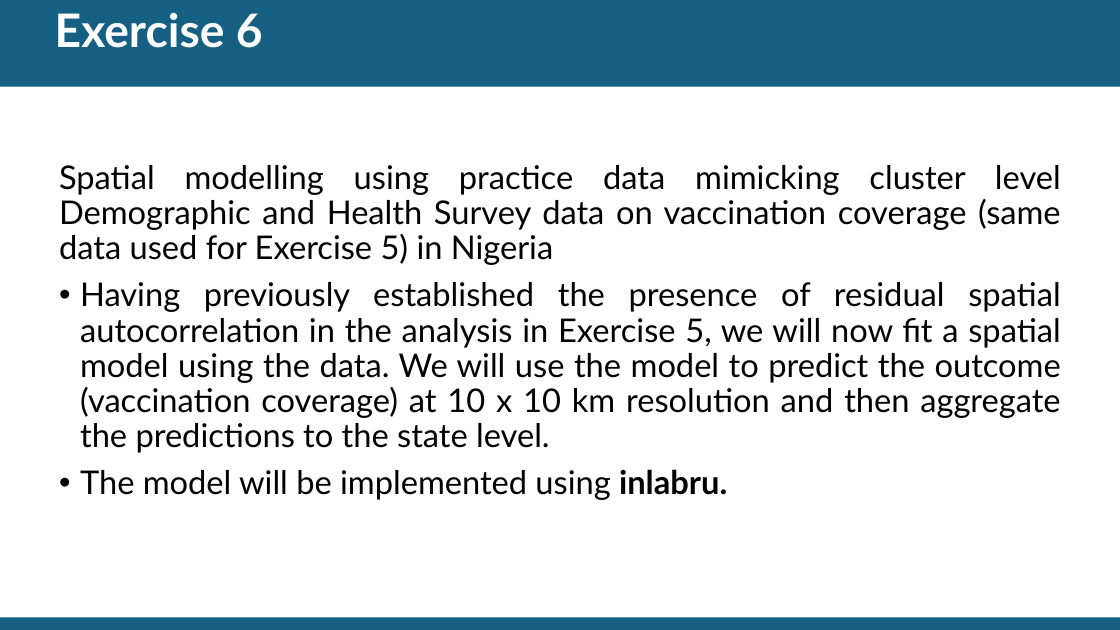
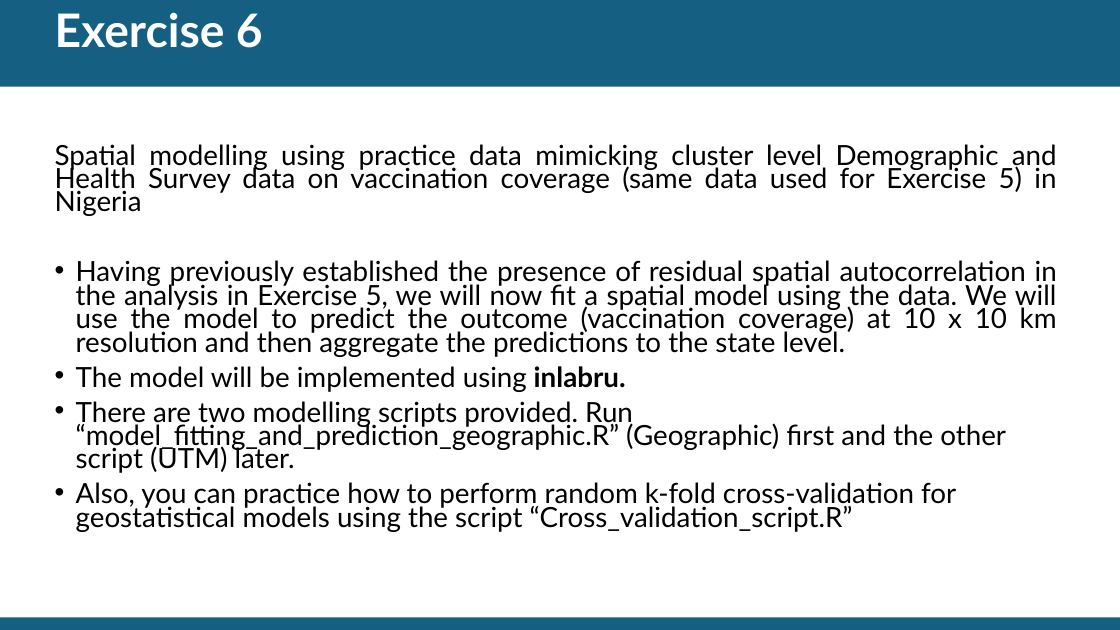
Before and after one commit to EdsonUtazi/CISON_Workshop_Nigeria, a slide deck: slide 28 of Day 2 files/Geostatistical data analysis 2.pptx. Drawn at 1120x630 pixels with LibreOffice and Linux fonts; fonts in the diff are those of the drawing. Boxes give left, top, right and bottom in pixels: in the first picture for what was removed or moved away, otherwise in the second. Text is boxed around its words. In the diff, an @@ line names an element or a change of style, - is before the commit and + after.

Commit message:
updated geos2

```diff
--- a/Day 2 files/Geostatistical data analysis 2.pptx
+++ b/Day 2 files/Geostatistical data analysis 2.pptx
@@ text "Spatial modelling using practice data ..." moved from (x1=59, y1=165, x2=1061, y2=500) to (x1=55, y1=144, x2=1057, y2=532) @@
@@ text at (x1=55, y1=144, x2=1057, y2=392): size 28 to 23.8 pt in "Spatial modelling using practice data mimicking cluster ...", "Having previously established the presence of residual ...", "The model will be implemented using inlabru."; line spacing 0.9 to 0.7 @@
@@ text at (x1=76, y1=401, x2=1006, y2=532): paragraphs added @@
+• There are two modelling scripts provided. Run “model_fitting_and_prediction_geographic.R” (Geographic) first and the other script (UTM) later.
+• Also, you can practice how to perform random k-fold cross-validation for geostatistical models using the script “Cross_validation_script.R”
```
